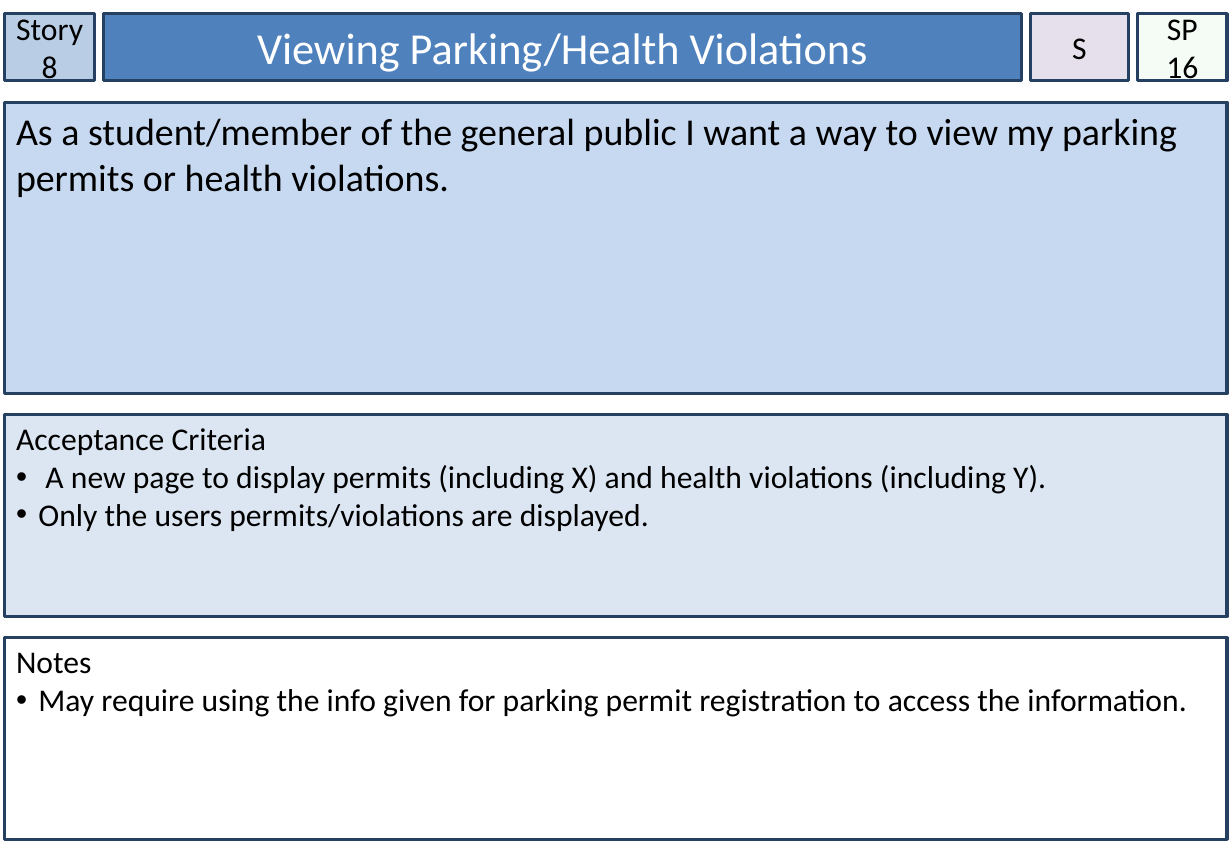
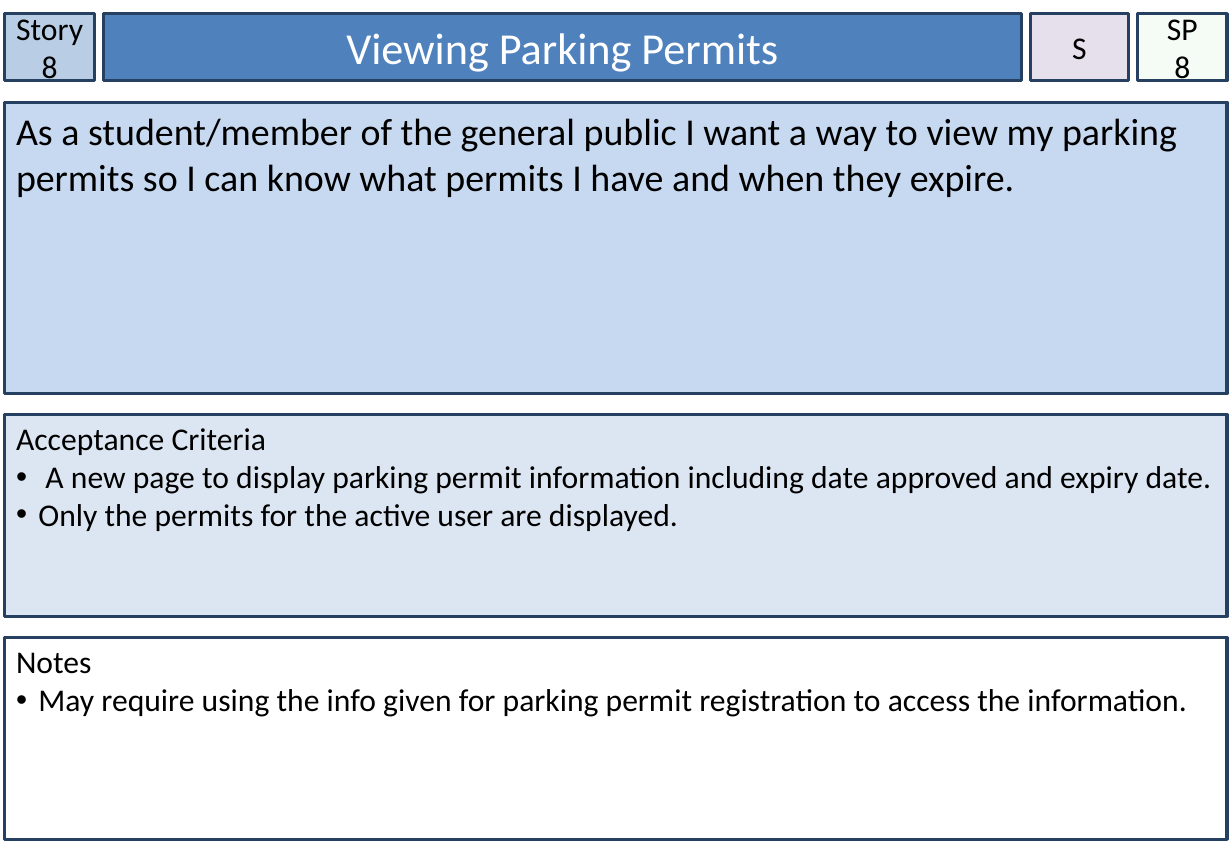
Before and after one commit to knich17/ParkingPermits, a slide deck: slide 9 of Assessment/Story Cards.pptx. Drawn at 1232x853 pixels with LibreOffice and Linux fonts; fonts in the diff are those of the drawing. Boxes give left, top, right and bottom in pixels: in the first picture for what was removed or moved away, otherwise in the second. Text is boxed around its words. In the diff, an @@ line names an element or a change of style, - is before the commit and + after.

Commit message:
Made some major changes to user stories, release and sprint 1 plans

```diff
--- a/Assessment/Story Cards.pptx
+++ b/Assessment/Story Cards.pptx
@@ text in rectangle at (x1=346, y1=33, x2=778, y2=72): text changed @@
-Viewing Parking/Health Violations
+Viewing Parking Permits
@@ text in rectangle at (x1=1174, y1=56, x2=1190, y2=82): text changed @@
-16
+8
@@ text in rectangle at (x1=16, y1=118, x2=1177, y2=197): text changed @@
-As a student/member of the general public I want a way to view my parking permits or health violations.
+As a student/member of the general public I want a way to view my parking permits so I can know what permits I have and when they expire.
@@ text in rectangle at (x1=38, y1=466, x2=1211, y2=531): text changed @@
-• A new page to display permits (including X) and health violations (including Y).
-• Only the users permits/violations are displayed.
+• A new page to display parking permit information including date approved and expiry date.
+• Only the permits for the active user are displayed.
```
Also in this commit, not shown: 5 other slides changed, 4 slides added, 1 slide removed, 2 other files.
